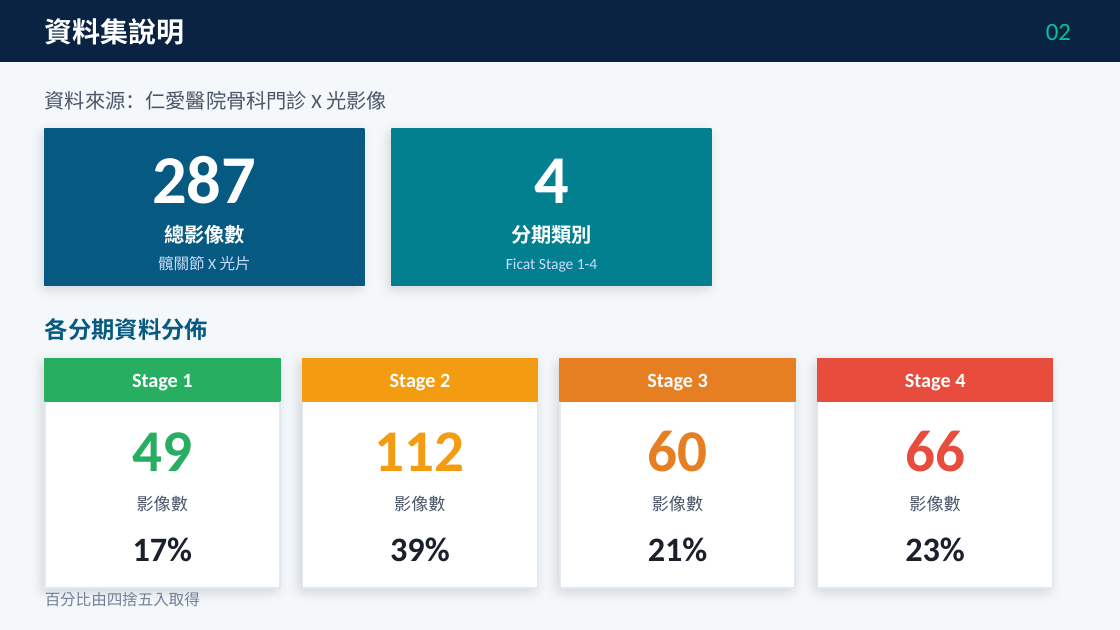
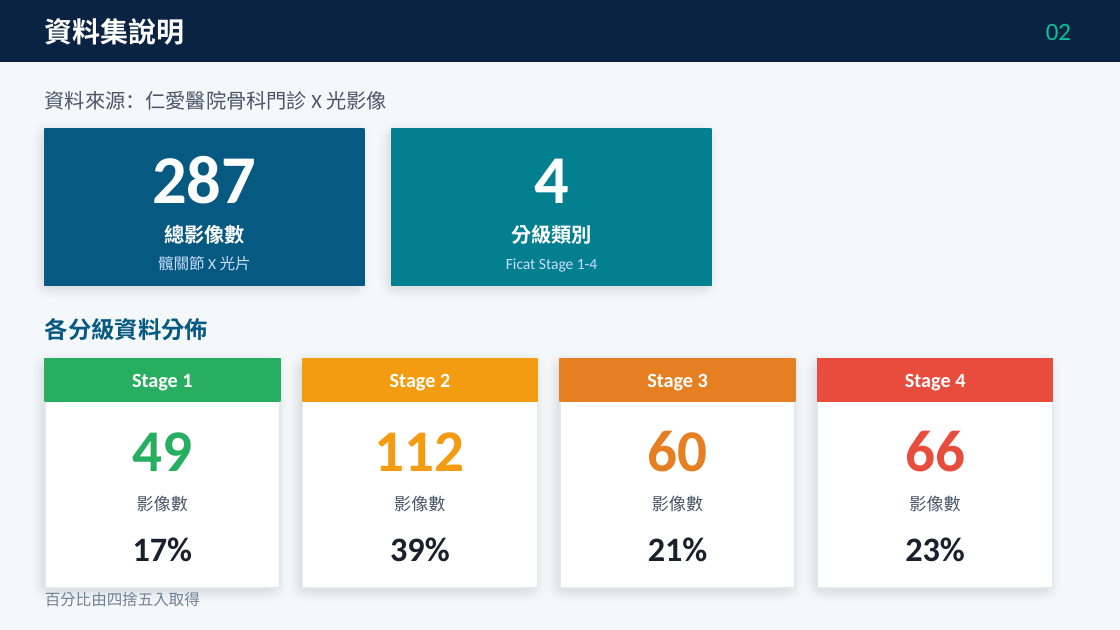
Before and after one commit to ericadgjl-huang/Renai-Hospital-DL-Project, a slide deck: slide 3 of Renai-Hospital_PresentationV4_final.pptx. Drawn at 1120x630 pixels with LibreOffice and Linux fonts; fonts in the diff are those of the drawing. Boxes give left, top, right and bottom in pixels: in the first picture for what was removed or moved away, otherwise in the second. Text is boxed around its words. In the diff, an @@ line names an element or a change of style, - is before the commit and + after.

```diff
--- a/Renai-Hospital_PresentationV4_final.pptx
+++ b/Renai-Hospital_PresentationV4_final.pptx
@@ text at (511, 225, 592, 244): text changed @@
-分期類別
+分級類別
@@ text at (45, 318, 208, 340): text changed @@
-各分期資料分佈
+各分級資料分佈
```
Also in this commit, not shown: 12 other slides changed.
